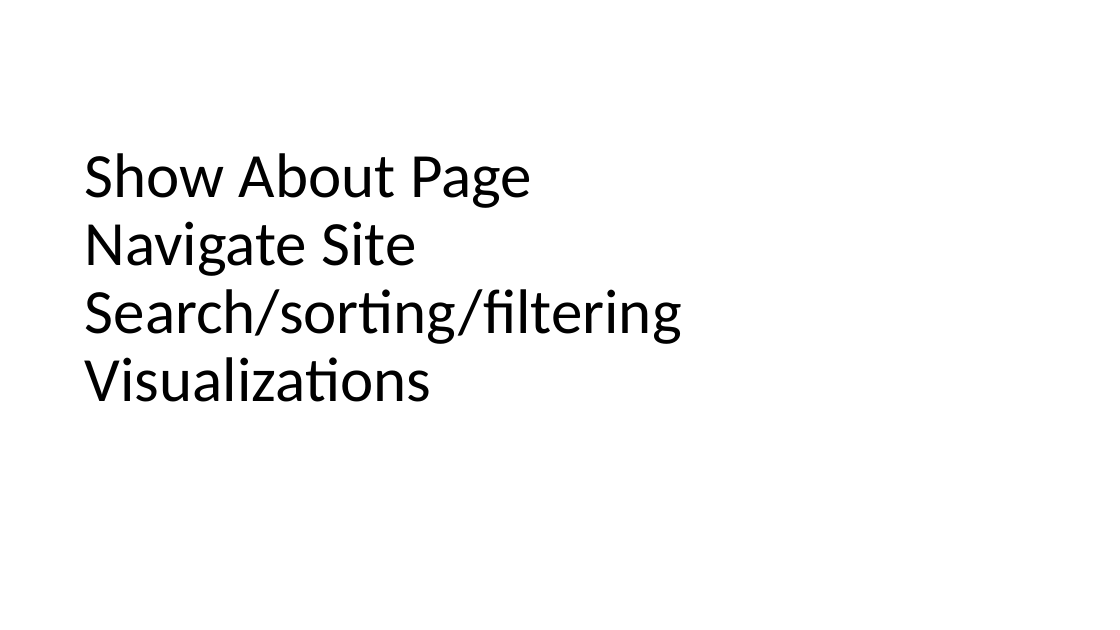
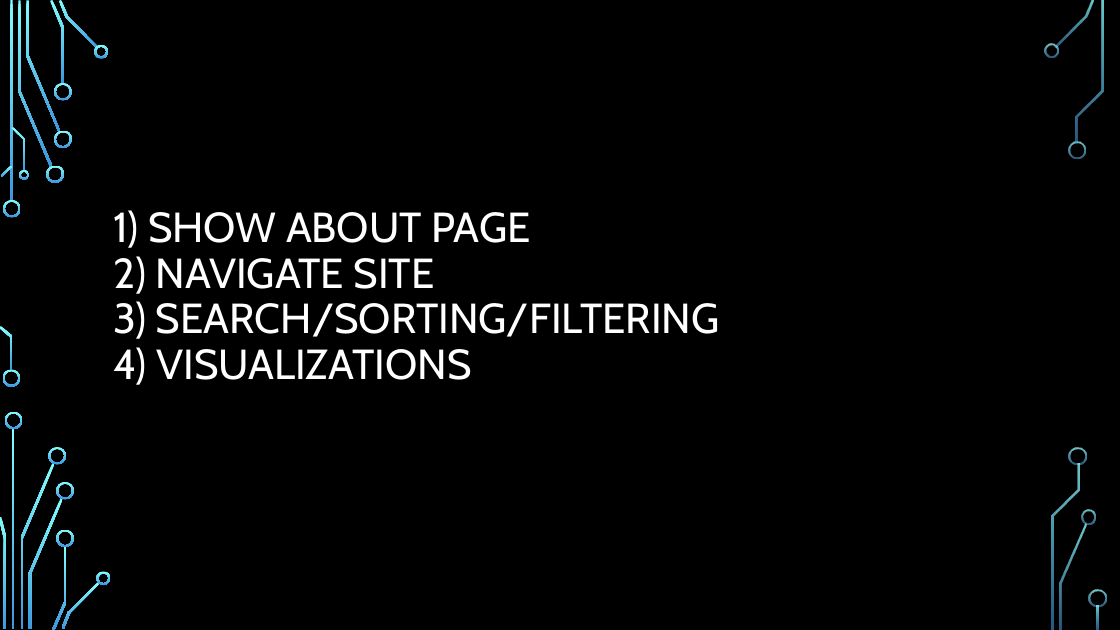
Before and after one commit to pdiemi/mibrary, a slide deck: slide 8 of Mibrary.pptx (slide 3 before the commit). Drawn at 1120x630 pixels with LibreOffice and Linux fonts; fonts in the diff are those of the drawing; background and template pictures are left out. Boxes give left, top, right and bottom in pixels: in the first picture for what was removed or moved away, otherwise in the second. Text is boxed around its words. In the diff, an @@ line names an element or a change of style, - is before the commit and + after.

```diff
--- a/Mibrary.pptx
+++ b/Mibrary.pptx
@@ background #FFFFFF to picture (left out) @@
@@ title at <box>113,210,720,385</box>: text changed; size 54 to 36 pt; font Calibri to Cabin; text colour #000000 to #FFFFFF @@
-Show About Page
-Navigate Site
-Search/sorting/filtering
-Visualizations
+1) SHOW ABOUT PAGE
+2) NAVIGATE SITE
+3) SEARCH/SORTING/FILTERING
+4) VISUALIZATIONS
@@ group added at <box>0,0,1107,630</box>: 33 freeform shapes, 3 rectangles @@
```
Also in this commit, not shown: 6 other slides changed, 5 slides added.
